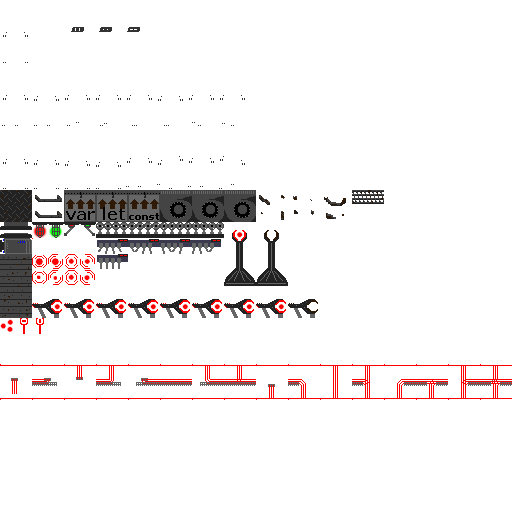
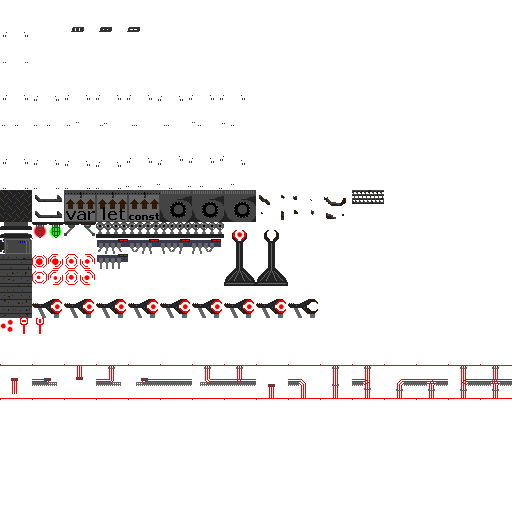
Layer changes from the first 512 × 512 image to the second:
painted on "Background" over (x1=11, y1=367, x2=499, y2=391)
